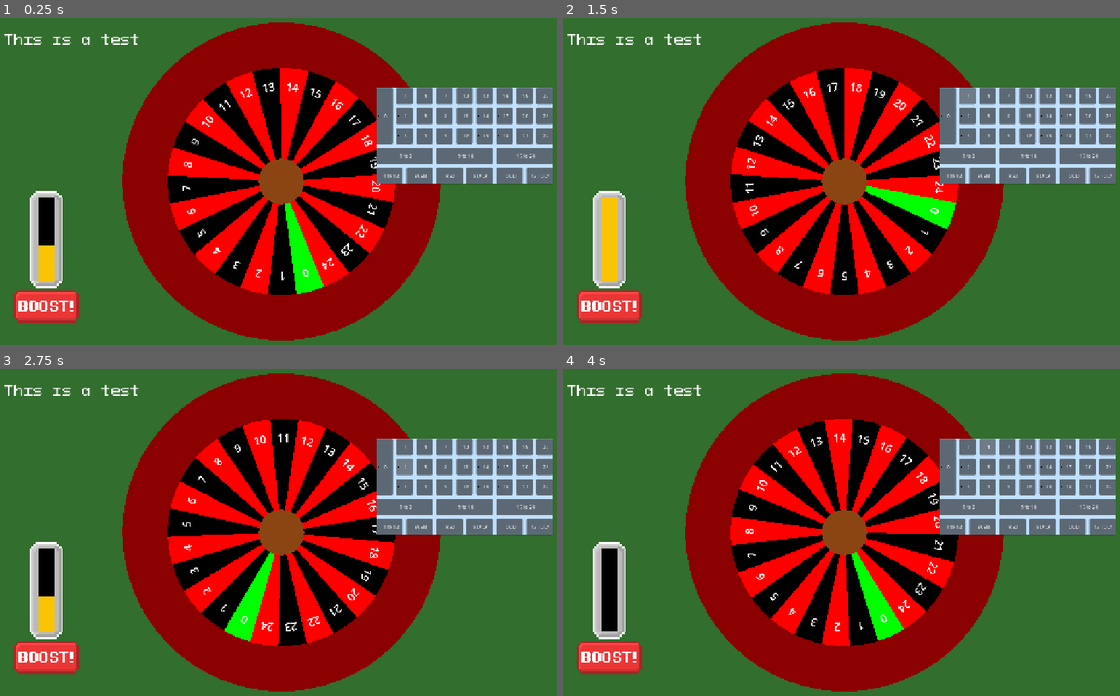
Above: before the commit, frames 1-4 (two rows, left to right).
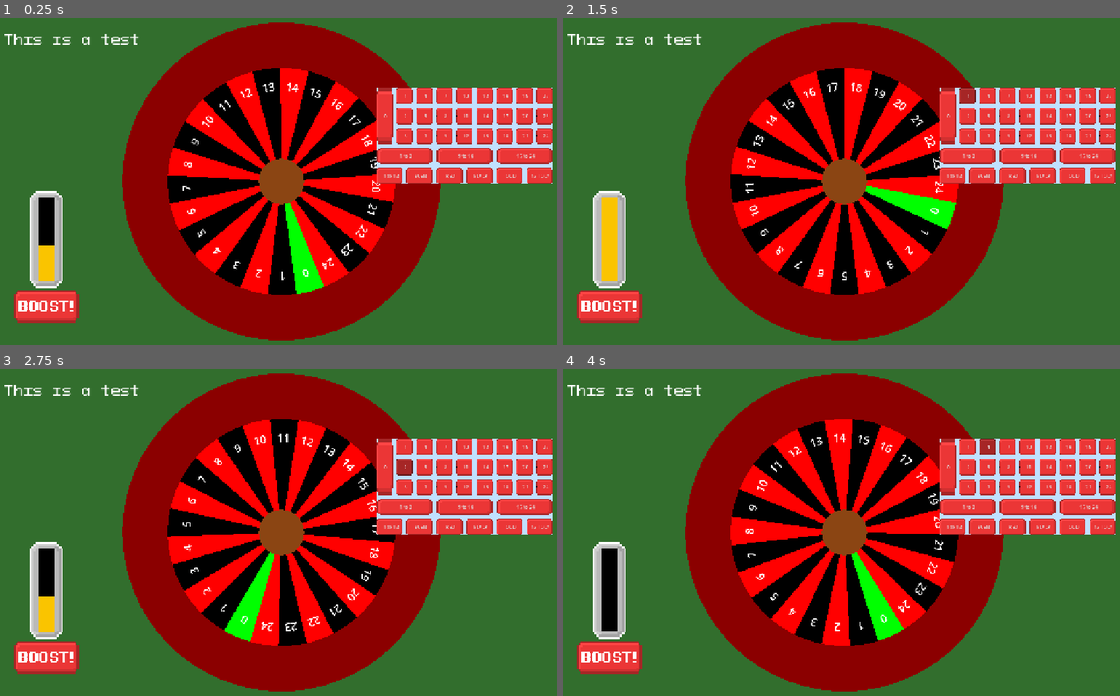
Above: after the commit, the same moments.

Repository: DuneRanger/Very-Serious-GameJam-2026
Game: Godot game, scene res://scenes/game/game_scene/game_scene.tscn
The game is run twice, just before and just after one commit, with the same random seed, the same clock (stepped at 60 frames per second) and the same inputs.
Inputs:
- Up to frame 1 (0.25 s): no input
- Up to frame 2 (1.5 s): click "0" at 0.5 s; click "1" at 1.25 s
- Up to frame 3 (2.75 s): click "2" at 2 s
- Up to frame 4 (4 s): click "3" at 2.75 s; click "4" at 3.5 s

The runs differ from the first frame. In frame 1, 7.1% of the frame differs, in the area x 67-100%, y 21-52%; in frame 2, 7.1%; in frame 3, 7.1%; in frame 4, 7.1%.

Commit message:
Added a placeholder bet button

Diff:
--- a/scenes/game/game_scene/betting_system/bet_button.tscn
+++ b/scenes/game/game_scene/betting_system/bet_button.tscn
@@ -1,6 +1,18 @@
 [gd_scene format=3 uid="uid://c7y4bfu1vt5we"]
 
+[ext_resource type="Texture2D" uid="uid://cvc70jnauhlmx" path="res://assets/textures/UI/Button.png" id="1_8aveq"]
 [ext_resource type="Script" uid="uid://b2d37epksykgv" path="res://scenes/game/game_scene/betting_system/bet_button.gd" id="1_fcqf7"]
+[ext_resource type="Texture2D" uid="uid://bfew31gwarq5w" path="res://assets/textures/UI/ButtonPressed.png" id="2_7vuyt"]
+[ext_resource type="Texture2D" uid="uid://wt3wpr6fyrj5" path="res://assets/textures/UI/ButtonHover.png" id="3_iygw7"]
+
+[sub_resource type="StyleBoxTexture" id="StyleBoxTexture_qfsh5"]
+texture = ExtResource("1_8aveq")
+
+[sub_resource type="StyleBoxTexture" id="StyleBoxTexture_t0310"]
+texture = ExtResource("2_7vuyt")
+
+[sub_resource type="StyleBoxTexture" id="StyleBoxTexture_obr1q"]
+texture = ExtResource("3_iygw7")
 
 [sub_resource type="PlaceholderTexture2D" id="PlaceholderTexture2D_1luq2"]
 
@@ -10,6 +22,9 @@
 offset_right = 60.0
 offset_bottom = 60.0
 theme_override_font_sizes/font_size = 10
+theme_override_styles/normal = SubResource("StyleBoxTexture_qfsh5")
+theme_override_styles/pressed = SubResource("StyleBoxTexture_t0310")
+theme_override_styles/hover = SubResource("StyleBoxTexture_obr1q")
 icon = SubResource("PlaceholderTexture2D_1luq2")
 clip_text = true
 script = ExtResource("1_fcqf7")
